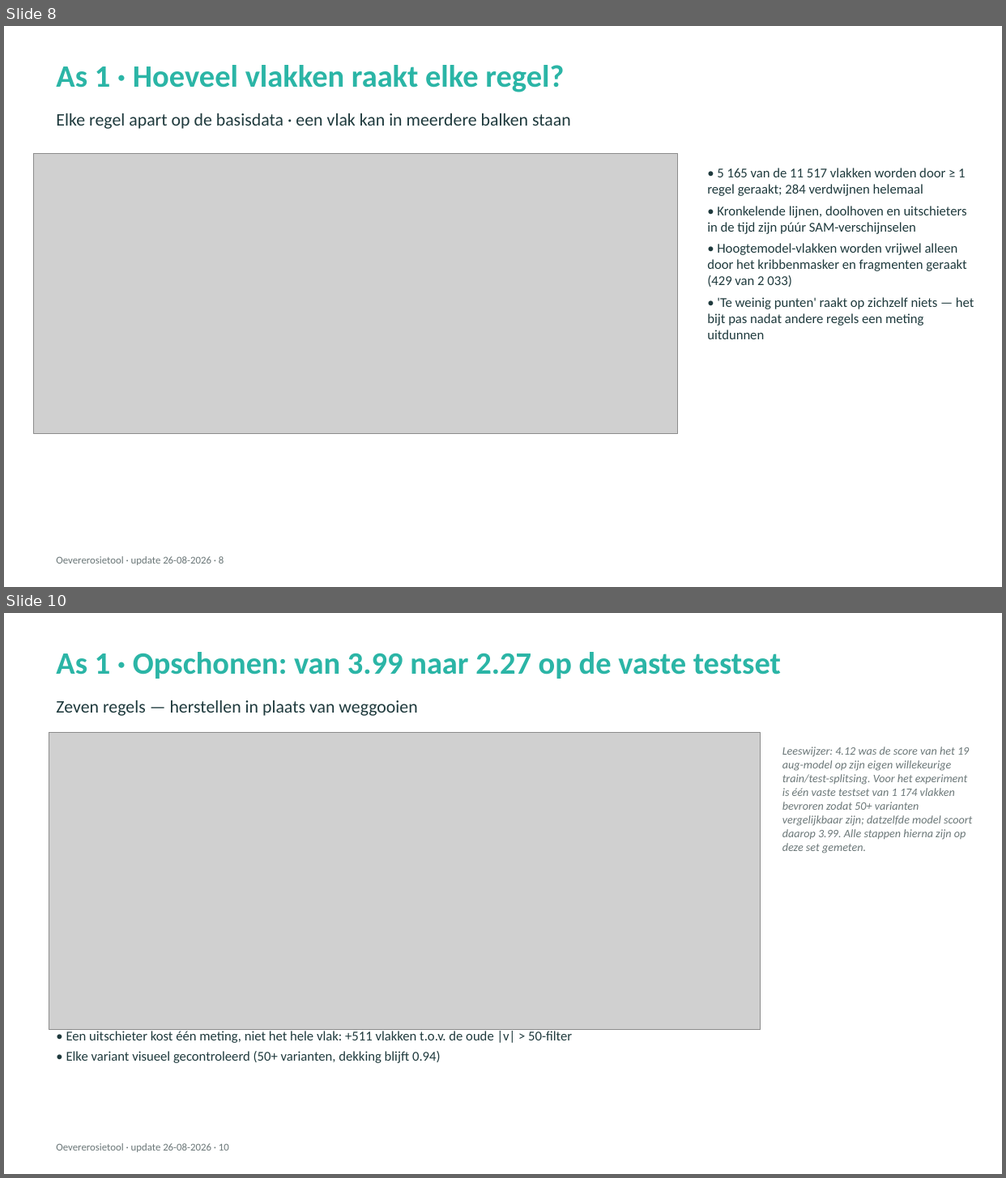
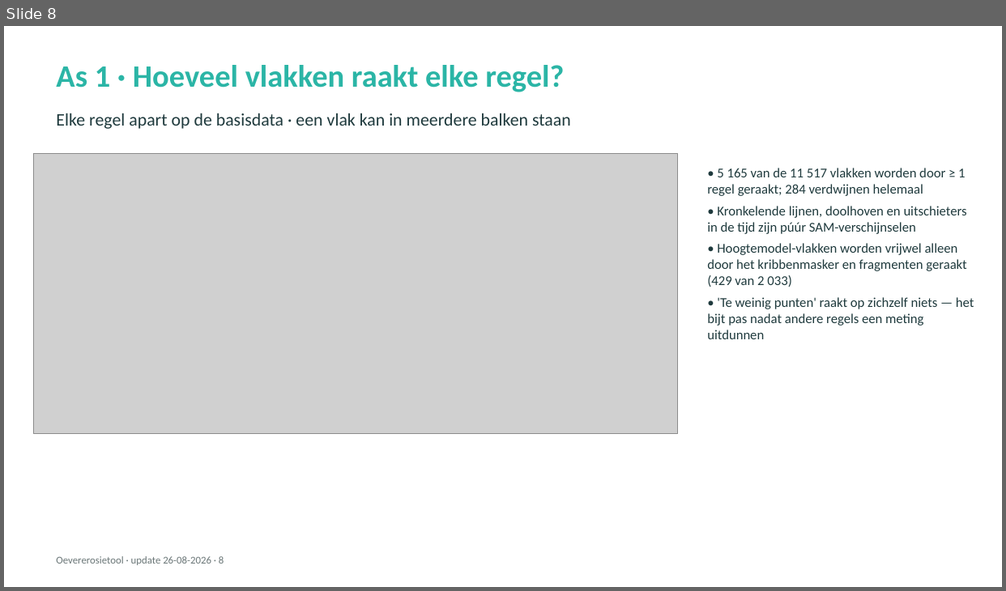
Before and after one commit to HAL24K/wocu-oevererosie, a slide deck: docs/presentations/20260826_update_v2.pptx. Shown one above the other, each under a label of ours: slides 8 and 10 before the commit, slide 8 after it; the slides between them are not shown. The pictures are 1006x1178 and 1006x591 pixels, drawn with LibreOffice and Linux fonts; fonts in the diff are those of the drawing; grey boxes stand for pictures. Boxes give left, top, right and bottom in pixels: in the first picture for what was removed or moved away, otherwise in the second. Text is boxed around its words. In the diff, an @@ line names an element or a change of style, - is before the commit and + after.

```diff
--- a/docs/presentations/20260826_update_v2.pptx
+++ b/docs/presentations/20260826_update_v2.pptx
@@ slide 10 removed at <box>4,613,1002,1174</box>, background #FFFFFF @@
@@ text removed at <box>56,652,781,679</box> @@
-As 1 · Opschonen: van 3.99 naar 2.27 op de vaste testset
@@ text removed at <box>56,700,417,716</box> @@
-Zeven regels — herstellen in plaats van weggooien
@@ picture removed at <box>49,733,760,1030</box> @@
@@ text removed at <box>782,747,972,854</box> @@
-Leeswijzer: 4.12 was de score van het 19 aug-model op zijn eigen willekeurige train/test-splitsing. Voor het experiment is één vaste testset van 1 174 vlakken bevroren zodat 50+ varianten vergelijkbaar zijn; datzelfde model scoort daarop 3.99. Alle stappen hierna zijn op deze set gemeten.
@@ text removed at <box>66,1031,572,1063</box> @@
-• Kronkelende lijnen, verkeerde oever, doolhoven, fragmenten, te weinig punten, uitschieters t.o.v. de trend
-• Een uitschieter kost één meting, niet het hele vlak: +511 vlakken t.o.v. de oude |v| > 50-filter
-• Elke variant visueel gecontroleerd (50+ varianten, dekking blijft 0.94)
@@ text removed at <box>56,1144,229,1152</box> @@
-Oevererosietool · update 26-08-2026 · 10
```
Also in this commit, not shown: 15 slides changed, 3 other files.
